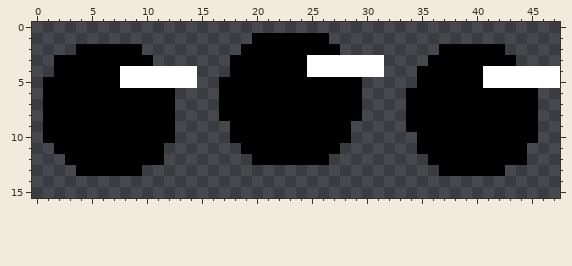
Two versions of one pixel-art sprite, media/baddy.png. Above is the file before it was changed.
The file is 48x16 pixels.
The result:
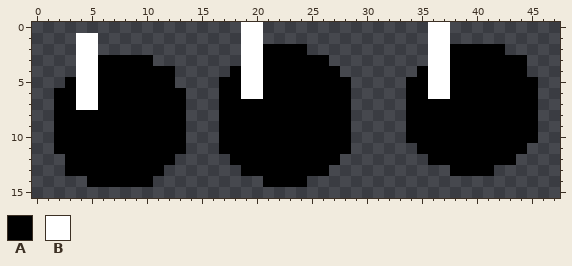
Palette (. is transparent): A #000000  B #ffffff
Diff:
The author put colour A in row 3 at x 44; in row 5 at x 34; in rows 6 to 8 at x 13; in row 9 at x 13 and 17; in row 10 at x 13, 17 and 34; in row 11 at x 12 to 13, 17 to 18 and 28.
The author put colour A in row 12 at x 12, 18 to 19 and 27; in row 13 at x 3, 10 to 11 and 19 to 26; in row 14 at x 5 to 10 and 21 to 24.
Colour B becomes colour A in row 3 at x 25 to 26; in row 4 at x 8 to 12, 25 to 27 and 41 to 44; in row 5 at x 8 to 12 and 41 to 45.
The author put colour B in row 0 at x 19 to 20 and 36 to 37; in row 1 at x 4 to 5, 19 and 36 to 37; in row 2 at x 36.
Colour A becomes colour B in row 1 at x 20; in row 2 at x 4 to 5, 19 to 20 and 37; in rows 3 to 6 at x 4 to 5, 19 to 20 and 36 to 37; in row 7 at x 4 to 5.
Colour A is removed in row 1 at x 21 to 26; in row 2 at x 6 to 9 and 25 to 27; in row 3 at x 2 to 3 and 18; in row 4 at x 2 to 3; in row 5 at x 1 to 2 and 29; in rows 6 to 8 at x 1 and 29.
Colour A is removed in rows 9 to 10 at x 1; in row 12 at x 44; in row 13 at x 37 and 42.
Colour B is removed in row 3 at x 27 to 31; in row 4 at x 13 to 14, 28 to 31 and 45 to 47; in row 5 at x 13 to 14 and 46 to 47.
Boxes around the changes in both pictures, in picture pixels (x1, y1, x2, y2):
changed: (43, 22, 560, 187)
